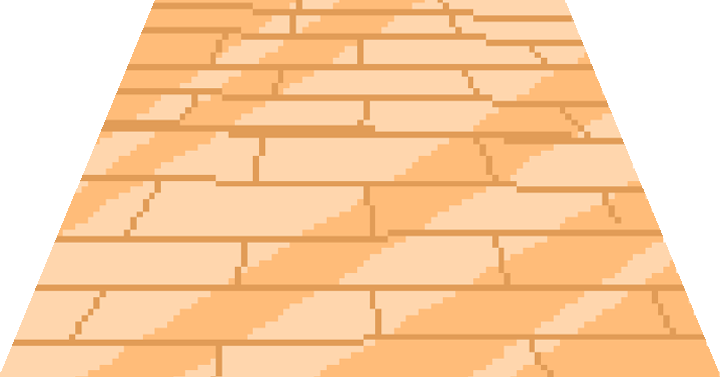
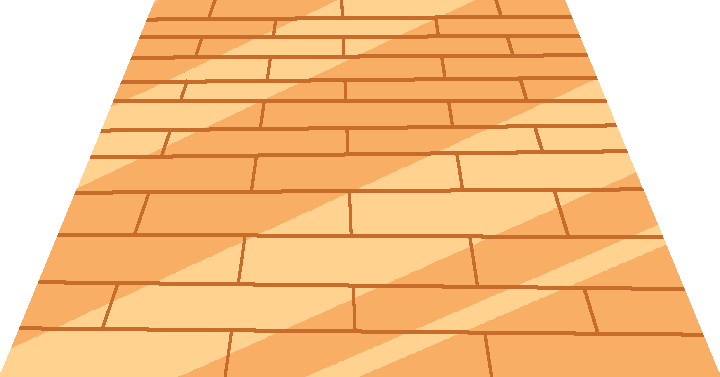
Comparing the layer stacks of the two w=720, h=377 images. Changes:
renamed "Background" to "Paint Layer 1", moved it above "Background", painted on it over [0, 0, 720, 377]
painted on "Background" over [0, 0, 720, 377]
